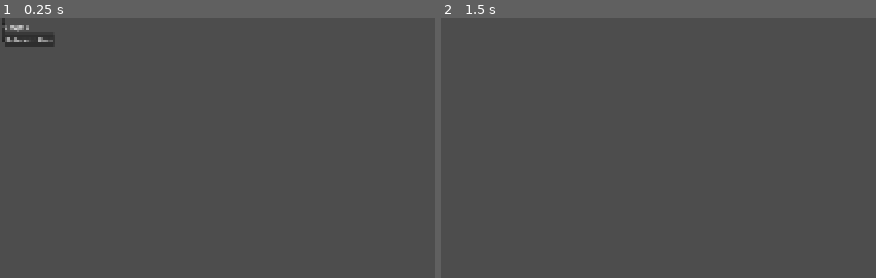
Above: before the commit, frames 1-2 (left to right).
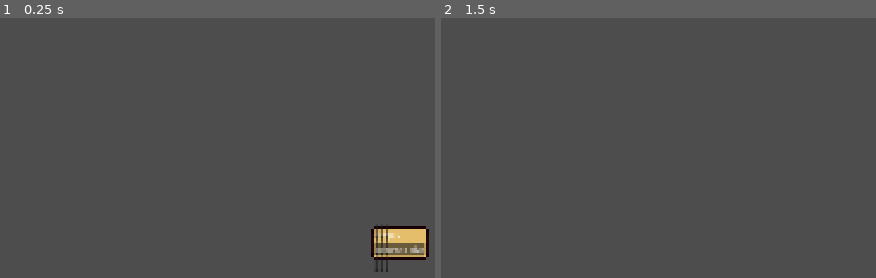
Above: after the commit, the same moments.

Repository: cyberstrgg/LitterBees
Game: Godot game, scene res://upgrades_menu.tscn
Same seed, same stepped clock (60 frames per second), same inputs: the game is played once before the commit and once after it. This scene is started directly instead of the project's main scene.
Inputs (mouse positions are in pixels of both pictures, inside the frame that each line leads up to):
- Up to frame 1 (0.25 s): no input
- Up to frame 2 (1.5 s): click "Return to Hive" at 0.5 s; tap Enter at 1.25 s; move the mouse to (outside the picture) at 1.27 s; click (outside the picture) at 1.42 s

The runs differ from the first frame. In frame 1, 2.4% of the frame differs, in the area x 0-99%, y 0-98%; in frame 2, nothing differs.

Commit message:
upgrades menu moved to center

Diff:
--- a/upgrades_menu.gd
+++ b/upgrades_menu.gd
@@ -1,24 +1,21 @@
-# The root node is now a CanvasLayer
 extends CanvasLayer
 
-# --- Add a signal to let the main scene know when we close ---
 signal menu_closed
 
-# References to nodes are the same
-@onready var grid: GridContainer = $GridContainer
-@onready var back_button: Button = $MarginContainer/VBoxContainer/BackButton
-@onready var scrap_label: Label = $MarginContainer/VBoxContainer/ScrapLabel
+# Update the paths to include the new RoomView node
+@onready var room_view: Control = $CenterContainer/PanelContainer/VBoxContainer/RoomView
+@onready var grid: GridContainer = $CenterContainer/PanelContainer/VBoxContainer/RoomView/GridContainer
+@onready var back_button: Button = $CenterContainer/PanelContainer/VBoxContainer/BackButton
+@onready var scrap_label: Label = $CenterContainer/PanelContainer/VBoxContainer/ScrapLabel
 
 const ROOM_SLOT_SCENE = preload("res://room_slot.tscn")
 
 var is_panning: bool = false
-# You no longer need the camera variable, so it has been removed.
 
 func _ready():
+    process_mode = Node.PROCESS_MODE_ALWAYS
     back_button.pressed.connect(_on_back_button_pressed)
     populate_grid()
-    await get_tree().process_frame
-    grid.position = -grid.get_rect().size / 2.0
     scrap_label.text = "Scrap: %d" % GlobalUpgrades.scrap_total
 
 func populate_grid():
@@ -27,19 +24,20 @@
         grid.add_child(slot)
 
 func _unhandled_input(event: InputEvent):
-    # Panning no longer requires a camera reference. Godot's input events
-    # work on the viewport, so we can pan the grid container's contents directly.
-    # Note: This is a different way to pan, suited for UI.
+    # Check if the mouse is inside our RoomView's rectangle
+    var mouse_in_view = room_view.get_global_rect().has_point(event.position)
+
     if event is InputEventMouseButton and event.button_index == MOUSE_BUTTON_LEFT:
-        is_panning = event.is_pressed()
+        # Only start panning if the click is inside the view
+        if mouse_in_view:
+            is_panning = event.is_pressed()
+        else:
+            is_panning = false
 
     if is_panning and event is InputEventMouseMotion:
-        # Move the grid itself instead of a camera
+        # Move the grid's position
         grid.position += event.relative
 
 func _on_back_button_pressed():
-    # --- CRITICAL CHANGE ---
-    # Instead of changing scenes, just remove this UI layer from existence.
     queue_free()
-    # Emit the signal so the main scene can unpause the game
     menu_closed.emit()
--- a/upgrades_menu.tscn
+++ b/upgrades_menu.tscn
@@ -1,31 +1,53 @@
-[gd_scene load_steps=2 format=3 uid="uid://b2em6gcsky3mb"]
+[gd_scene load_steps=3 format=3 uid="uid://b2em6gcsky3mb"]
 
 [ext_resource type="Script" uid="uid://bjdkcx61pda3n" path="res://upgrades_menu.gd" id="1_mc1nf"]
+
+[sub_resource type="StyleBoxFlat" id="StyleBoxFlat_mc1nf"]
+content_margin_left = 10.0
+content_margin_top = 10.0
+content_margin_right = 10.0
+content_margin_bottom = 10.0
+bg_color = Color(0.8957331, 0.7465355, 0.41839316, 1)
+border_width_left = 5
+border_width_top = 5
+border_width_right = 5
+border_width_bottom = 5
+border_color = Color(0.09583833, 0.0018615959, 0.026167084, 1)
+corner_radius_top_left = 15
+corner_radius_top_right = 15
+corner_radius_bottom_right = 15
+corner_radius_bottom_left = 15
 
 [node name="UpgradesMenu" type="CanvasLayer"]
 script = ExtResource("1_mc1nf")
 
-[node name="GridContainer" type="GridContainer" parent="."]
-offset_right = 40.0
-offset_bottom = 40.0
+[node name="CenterContainer" type="CenterContainer" parent="."]
+anchors_preset = 15
+anchor_right = 1.0
+anchor_bottom = 1.0
+grow_horizontal = 2
+grow_vertical = 2
+
+[node name="PanelContainer" type="PanelContainer" parent="CenterContainer"]
+layout_mode = 2
+theme_override_styles/panel = SubResource("StyleBoxFlat_mc1nf")
+
+[node name="VBoxContainer" type="VBoxContainer" parent="CenterContainer/PanelContainer"]
+layout_mode = 2
+
+[node name="ScrapLabel" type="Label" parent="CenterContainer/PanelContainer/VBoxContainer"]
+layout_mode = 2
+
+[node name="RoomView" type="Control" parent="CenterContainer/PanelContainer/VBoxContainer"]
+layout_mode = 2
+
+[node name="GridContainer" type="GridContainer" parent="CenterContainer/PanelContainer/VBoxContainer/RoomView"]
+layout_mode = 0
+offset_top = -39.0
+offset_right = 120.0
+offset_bottom = -39.0
 columns = 3
 
-[node name="CanvasLayer" type="CanvasLayer" parent="."]
-
-[node name="MarginContainer" type="MarginContainer" parent="."]
-offset_right = 40.0
-offset_bottom = 40.0
-theme_override_constants/margin_left = 10
-theme_override_constants/margin_top = 10
-theme_override_constants/margin_right = 10
-theme_override_constants/margin_bottom = 10
-
-[node name="VBoxContainer" type="VBoxContainer" parent="MarginContainer"]
-layout_mode = 2
-
-[node name="ScrapLabel" type="Label" parent="MarginContainer/VBoxContainer"]
-layout_mode = 2
-
-[node name="BackButton" type="Button" parent="MarginContainer/VBoxContainer"]
+[node name="BackButton" type="Button" parent="CenterContainer/PanelContainer/VBoxContainer"]
 layout_mode = 2
 text = "Return to Hive"
